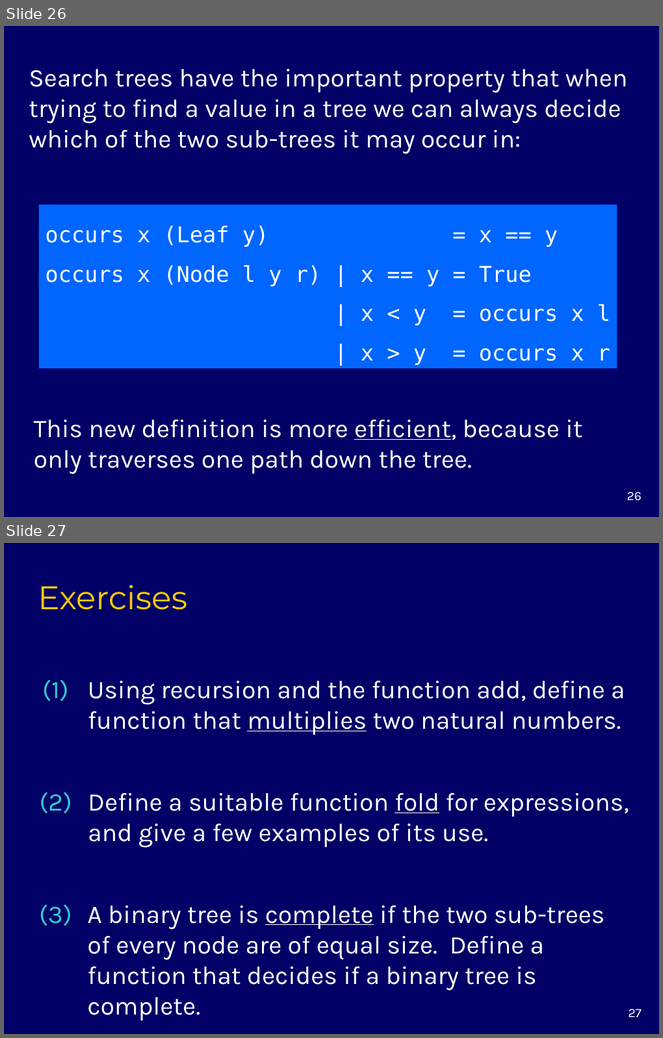
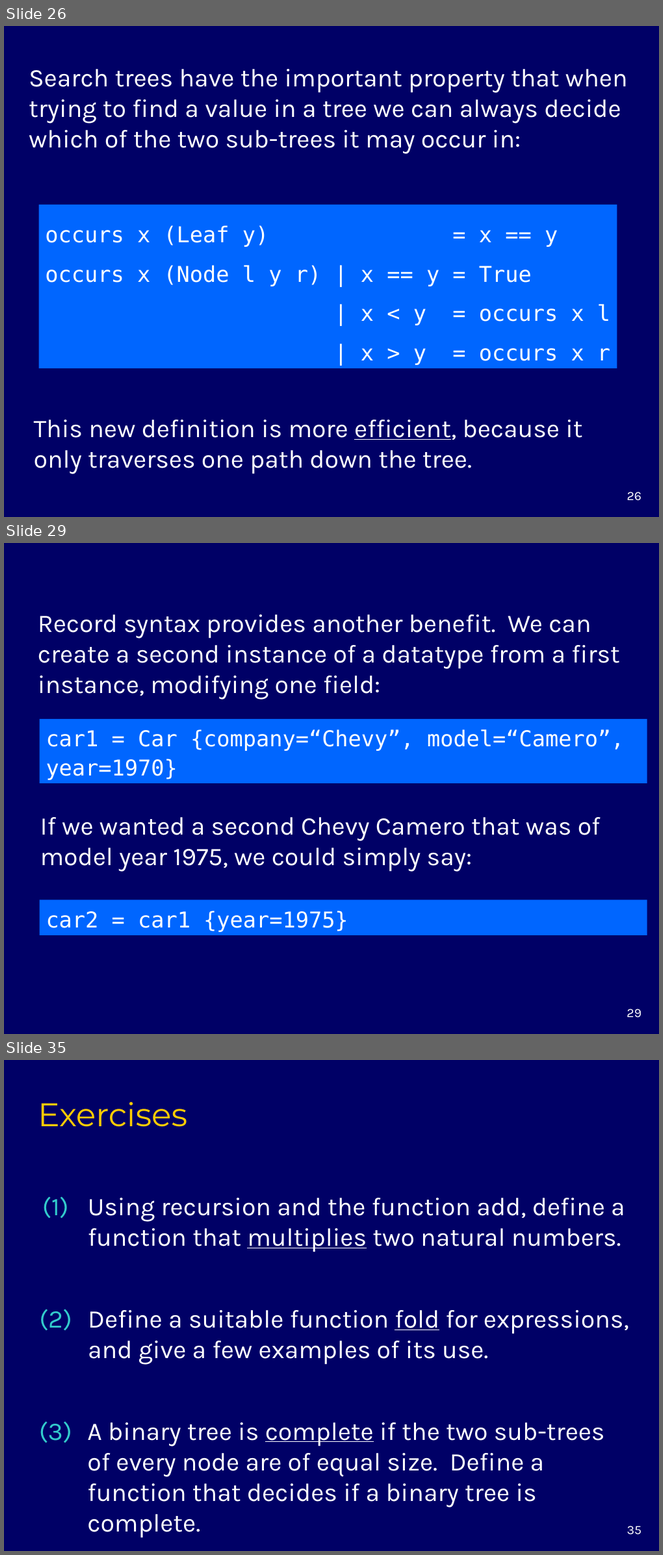
Before and after one commit to markgrebe/EECS776, a slide deck: chapter10.ppt. Shown one above the other, each under a label of ours: slides 26 and 27 before the commit, slides 26, 29 and 35 after it; the slides between them are not shown. The pictures are 663x1038 and 663x1555 pixels, drawn with LibreOffice and Linux fonts; fonts in the diff are those of the drawing. Boxes give left, top, right and bottom in pixels: in the first picture for what was removed or moved away, otherwise in the second. Text is boxed around its words. In the diff, an @@ line names an element or a change of style, - is before the commit and + after.

Commit message:
Added record and newtype slides

```diff
--- a/chapter10.ppt
+++ b/chapter10.ppt
@@ slide 29 added at (x1=4, y1=543, x2=659, y2=1034), background #000066 @@
@@ text added at (x1=38, y1=615, x2=620, y2=700), 28 pt, text #FFFFFF @@
+Record syntax provides another benefit. We can create a second instance of a datatype from a first instance, modifying one field:
@@ rectangle added at (x1=39, y1=719, x2=648, y2=783), fill #0066FF, 24 pt, text #FFFFFF @@
+car1 = Car {company=“Chevy”, model=“Camero”, year=1970}
@@ text added at (x1=40, y1=817, x2=601, y2=872), 28 pt, text #FFFFFF @@
+If we wanted a second Chevy Camero that was of model year 1975, we could simply say:
@@ rectangle added at (x1=39, y1=900, x2=648, y2=936), fill #0066FF, 24 pt, text #FFFFFF @@
+car2 = car1 {year=1975}
@@ page number added at (x1=627, y1=1009, x2=642, y2=1018), 14 pt, text #FFFFFF @@
+29
@@ what was slide 27 is now slide 35 @@
@@ page number at (x1=627, y1=1526, x2=642, y2=1535): text changed @@
-27
+35
```
Also in this commit, not shown: 7 other slides added.
